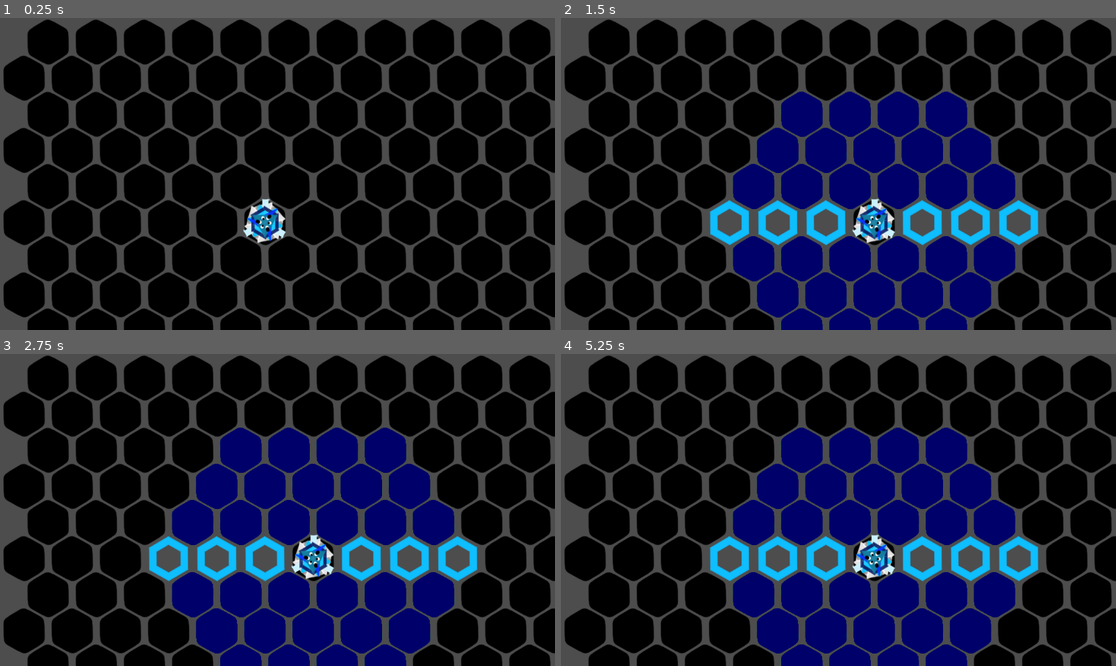
Above: before the commit, frames 1-4 (two rows, left to right).
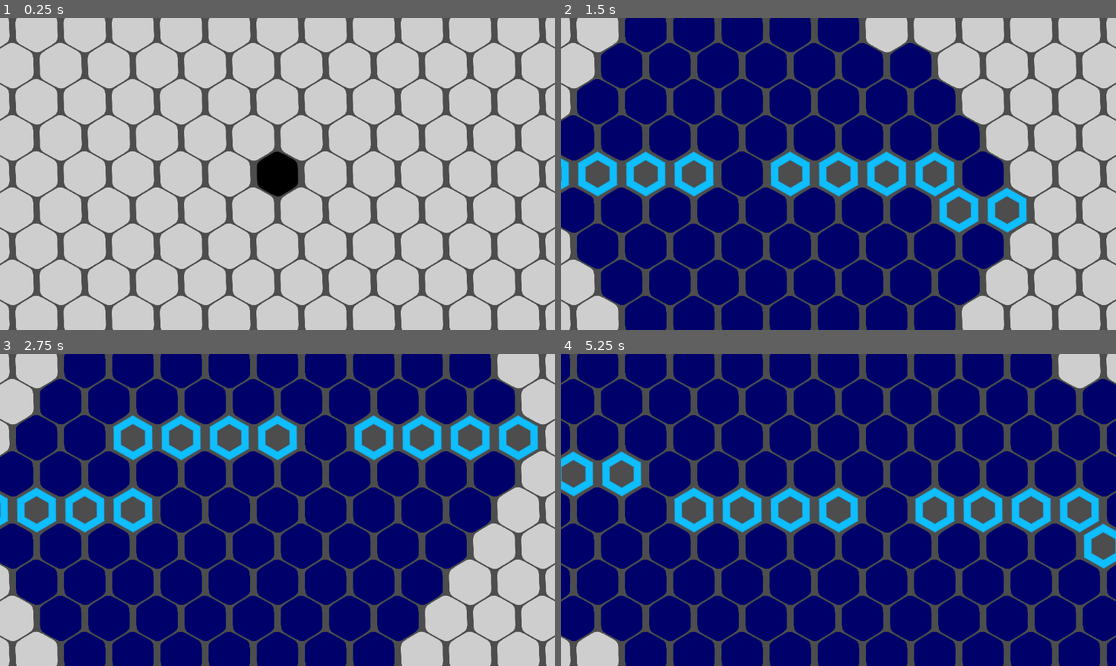
Above: after the commit, the same moments.

Repository: petesamerson/V-s-on
Game: Godot game, scene res://base_scene.tscn
Same seed, same stepped clock (60 frames per second), same inputs: the game is played once before the commit and once after it.
Inputs (mouse positions are in pixels of both pictures, inside the frame that each line leads up to):
- Up to frame 1 (0.25 s): no input
- Up to frame 2 (1.5 s): tap Enter at 0.5 s; drag from (827, 223) to (894, 105) at 0.52 s; tap Space at 1.25 s; drag from (727, 189) to (871, 223) at 1.27 s
- Up to frame 3 (2.75 s): tap Enter at 2 s; move the mouse to (333, 441) at 2.02 s; click (333, 441) at 2.17 s
- Up to frame 4 (5.25 s): tap Space at 2.75, 4.25 s; drag from (810, 572) to (672, 463) at 2.77 s; tap Enter at 3.5 s; move the mouse to (1005, 556) at 3.52 s; click (1005, 556) at 3.67 s; drag from (672, 463) to (871, 559) at 4.27 s; move the mouse to (866, 510) at 5.02 s; click (866, 510) at 5.17 s

The runs differ from the first frame. In frame 1, 97% of the frame differs, in the area x 0-100%, y 0-100%; in frame 2, 82%; in frame 3, 80%; in frame 4, 81%.

Commit message:
init zoom

Diff:
--- a/base_scene.tscn
+++ b/base_scene.tscn
@@ -12,6 +12,7 @@
 [ext_resource type="Texture2D" uid="uid://qwr56nrdx4or" path="res://hex_dark_gray1.png" id="9_01iy8"]
 [ext_resource type="Texture2D" uid="uid://bcr661buweyub" path="res://hex_dark_red.png" id="10_jjdbg"]
 [ext_resource type="Script" uid="uid://de086uy3u7ckn" path="res://piece.gd" id="12_3lrhi"]
+[ext_resource type="Script" uid="uid://cqa7rx5tlb2hg" path="res://game_camera.gd" id="13_2mb0d"]
 
 [sub_resource type="TileSetAtlasSource" id="TileSetAtlasSource_qcxwf"]
 texture = ExtResource("1_57xsf")
@@ -83,10 +84,11 @@
 [node name="BaseScene" type="Node2D"]
 metadata/_edit_horizontal_guides_ = [-6.0]
 
-[node name="Board" type="TileMapLayer" parent="."]
+[node name="Board" type="TileMapLayer" parent="." node_paths=PackedStringArray("camera")]
 tile_map_data = PackedByteArray("AAAAAAEAAAAAAAAAAAABAAEAAAAAAAAAAAAAAAAAAAAAAAAAAAABAAAAAAAAAAAAAAACAAEAAAAAAAAAAAABAA …(5632 unchanged characters)…
 tile_set = SubResource("TileSet_7e6gu")
 script = ExtResource("2_qcxwf")
+camera = NodePath("../Camera2D")
 
 [node name="Piece" type="Sprite2D" parent="." node_paths=PackedStringArray("board")]
 scale = Vector2(1, -1.042)
@@ -99,3 +101,7 @@
 [node name="CollisionShape2D" type="CollisionShape2D" parent="Piece/Area2D"]
 scale = Vector2(3, 3)
 shape = SubResource("RectangleShape2D_3lrhi")
+
+[node name="Camera2D" type="Camera2D" parent="." node_paths=PackedStringArray("board")]
+script = ExtResource("13_2mb0d")
+board = NodePath("../Board")
--- a/board.gd
+++ b/board.gd
@@ -1,9 +1,18 @@
 extends TileMapLayer
 
+
+@export var camera: Camera2D
+
+var board_center = Vector2i(10, 10)
+var board_size = 10
+var board_tiles: Array[Vector2i] = []
 
 # Called when the node enters the scene tree for the first time.
 func _ready() -> void:
 	self.z_index = 0
+	board_tiles = get_hexagon_tiles(board_center, board_size)
+	for c in board_tiles:
+		set_cell(c, 12, Vector2i(0,0))
 	pass # Replace with function body.
 
 # Called every frame. 'delta' is the elapsed time since the previous frame.
@@ -41,7 +50,10 @@
 
 func _unhandled_input(event: InputEvent) -> void:
 	if event is InputEventMouseButton and event.pressed:
-		var local = to_local(event.position)
+
+		var local = to_local(
+			camera.get_global_mouse_position() - position
+		)
 		var cell = local_to_map(local)
 
 		# set_cell(
@@ -54,13 +66,15 @@
 		# draw_forward_dia_line(cell)
 		# draw_back_dia_line(cell)
 
+
+		# # draw_vision_range(cell, 2)
 		# if(player == 1) :
-		# 	draw_vision_range(cell, 2)
+		# 	draw_hex_tile_line(cell, Vector2i(cell.x - 5, cell.y), 5)
 		# 	player = 2
 		# else:
-		# 	draw_vision_range(cell, 5)
+		# 	draw_hex_tile_line(cell, Vector2i(cell.x + 5, cell.y), 5)
 		# 	player = 1
-		# draw_vision_range(cell,4)
+		draw_vision_range(cell,4)
 		# draw_hex_tile_line(cell,Vector2i(cell.x + 5, cell.y + 5), 8)
 
 		var tile_pos = map_to_local(Vector2i(3, 4))
@@ -304,6 +318,76 @@
 			offset_neg += 1
 
 
+func get_hexagon_tiles(center: Vector2i, hex_radius: int):
+	var offset_pos = 0
+	if (center.y) % 2 == 0:
+		offset_pos = 1
+
+	var offset_neg = 1
+	if (center.y) % 2 == 0:
+		offset_neg = 0
+
+	var hexagon_tiles: Array[Vector2i] = []
+
+	for i in range(1,hex_radius + 1):
+
+		#below
+		hexagon_tiles.append_array(
+			hex_line(
+				Vector2i(center.x - offset_neg, center.y + i),
+				Vector2i(center.x + offset_pos, center.y + i),
+			)
+		)
+
+		# above
+		hexagon_tiles.append_array(
+			hex_line(
+				Vector2i(center.x + offset_pos, center.y - i),
+				Vector2i(center.x - offset_neg, center.y - i),
+			)
+		)
+
+		var temp_color = 7
+		hexagon_tiles.append_array(
+			hex_line(
+				Vector2i(center.x - offset_neg, center.y + i),
+				Vector2i(center.x - i, center.y),
+			)
+		)
+
+		hexagon_tiles.append_array(
+			hex_line(
+				Vector2i(center.x - offset_neg, center.y - i),
+				Vector2i(center.x - i, center.y),
+			)
+		)
+
+		hexagon_tiles.append_array(
+			hex_line(
+				Vector2i(center.x + offset_pos, center.y + i),
+				Vector2i(center.x + i, center.y),
+			)
+		)
+
+		hexagon_tiles.append_array(
+			hex_line(
+				Vector2i(center.x + offset_pos, center.y - i),
+				Vector2i(center.x + i, center.y),
+			)
+		)
+
+
+		hexagon_tiles.append(Vector2i(center.x + i, center.y))
+		hexagon_tiles.append(Vector2i(center.x - i, center.y))
+
+		if (center.y + i) % 2 == 0:
+			offset_pos += 1
+		if (center.y + i) % 2 == 1:
+			offset_neg += 1
+
+	return hexagon_tiles
+
+
 
 func draw_hex_tile_line(a: Vector2i, b: Vector2i, tile_id: int) -> void:
 	var cells = hex_line(a, b)
@@ -371,12 +455,20 @@
 # Hex line generation (cube interpolation)
 # ------------------------------------------------
 static func hex_line(a: Vector2i, b: Vector2i) -> Array[Vector2i]:
+	var results: Array[Vector2i] = []
+	if(a.y == b.y):
+		for i in range(abs(a.x - b.x) + 1):
+			if(a.x > b.x):
+				results.append(Vector2i(b.x + i, b.y))
+			else:
+				results.append(Vector2i(a.x + i, a.y))
+		return results
+
 	var ac = offset_to_cube(a)
 	var bc = offset_to_cube(b)
 
 	var dist = max(abs(ac.x - bc.x), abs(ac.y - bc.y), abs(ac.z - bc.z))
 
-	var results: Array[Vector2i] = []
 
 	for i in range(dist + 1):
 		var t = i / float(dist)
--- /dev/null
+++ b/game_camera.gd
@@ -0,0 +1,38 @@
+extends Camera2D
+
+
+@export var board: TileMapLayer
+
+# Called when the node enters the scene tree for the first time.
+func _ready() -> void:
+	position = board.map_to_local(
+		board.board_center
+	)
+
+
+# Called every frame. 'delta' is the elapsed time since the previous frame.
+func _process(delta: float) -> void:
+	pass
+
+
+var dragging = false
+var drag_start_mouse = Vector2(0,0)
+var drag_start_position = Vector2(0,0)
+func _unhandled_input(event):
+	if event is InputEventMouseButton:
+		if event.button_index == MOUSE_BUTTON_WHEEL_UP:
+			zoom *= 1.1
+		elif event.button_index == MOUSE_BUTTON_WHEEL_DOWN:
+			zoom *= 0.9
+		elif event.button_index == MOUSE_BUTTON_RIGHT:
+			if event.pressed:
+				print("At dragging")
+				dragging = true
+				drag_start_mouse = get_global_mouse_position()  # current tile cell
+				drag_start_position = position
+			else:
+				dragging = false
+	elif event is InputEventMouseMotion and dragging:
+		var current_mouse = get_global_mouse_position()
+		print(["move",current_mouse,drag_start_mouse, drag_start_position])
+		position = drag_start_position + (current_mouse - drag_start_mouse)
--- a/piece.gd
+++ b/piece.gd
@@ -22,9 +22,9 @@
 		var new_cell = cell + Vector2i(1, 0)
 		position = board.map_to_local(new_cell)
 
-		board.set_cell(cell, 0, Vector2i(0, 0))
+		# board.set_cell(cell, 0, Vector2i(0, 0))
 
-		board.draw_vision_range(
-			new_cell,
-			3
-		)
+		# board.draw_vision_range(
+		# 	new_cell,
+		# 	3
+		# )
Not shown: 1 places in base_scene.tscn that only renumber resources
Not shown, added: game_camera.gd.uid
